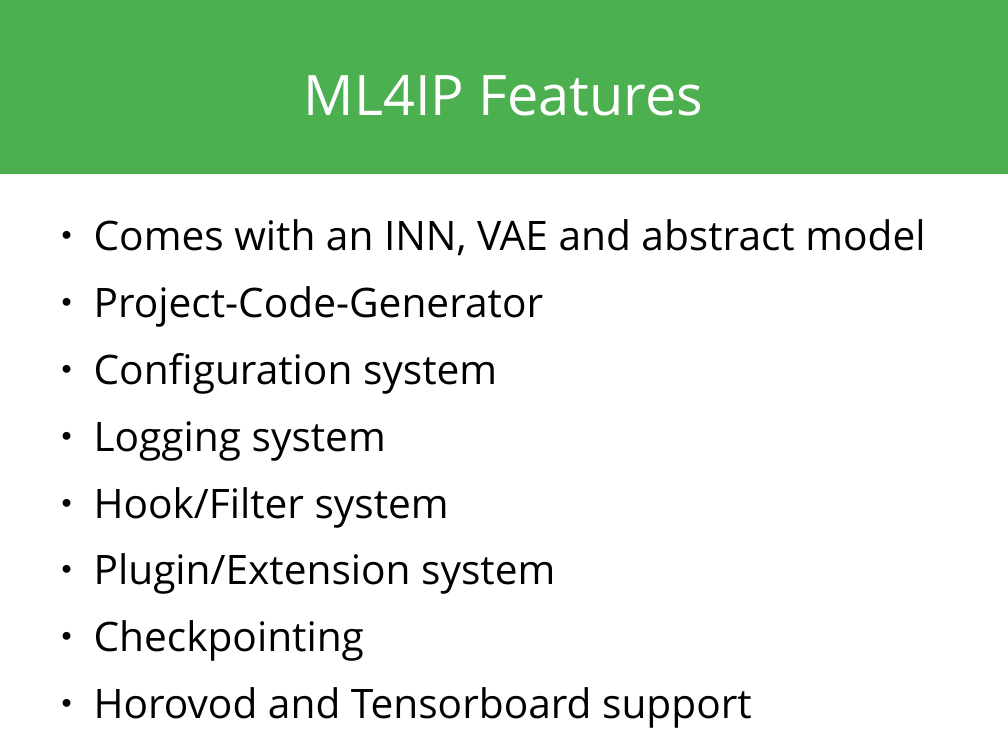
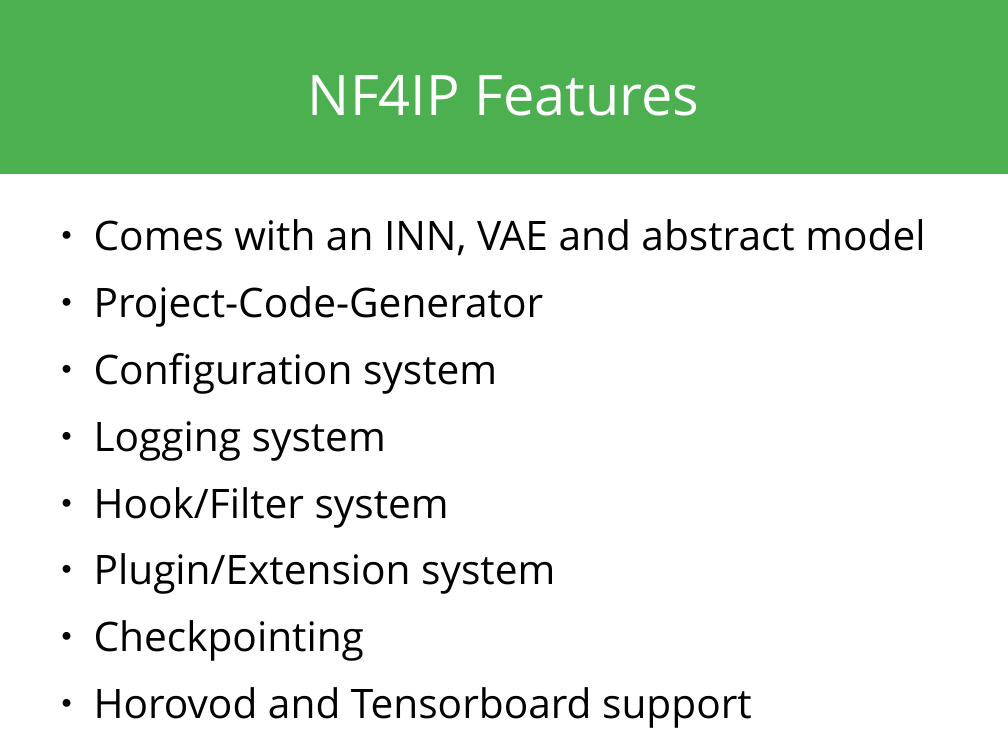
Before and after one commit to Photon-AI-Research/NF4IP, a slide deck: slide 8 of docs/presentation/nf4ip.odp. Drawn at 1008x756 pixels with LibreOffice and Linux fonts; fonts in the diff are those of the drawing. Boxes give left, top, right and bottom in pixels: in the first picture for what was removed or moved away, otherwise in the second. Text is boxed around its words. In the diff, an @@ line names an element or a change of style, - is before the commit and + after.

```diff
--- a/docs/presentation/nf4ip.odp
+++ b/docs/presentation/nf4ip.odp
@@ title at (308, 75, 699, 116): text changed @@
-ML4IP Features
+NF4IP Features
```
Also in this commit, not shown: 11 other slides changed, 1 other file.
